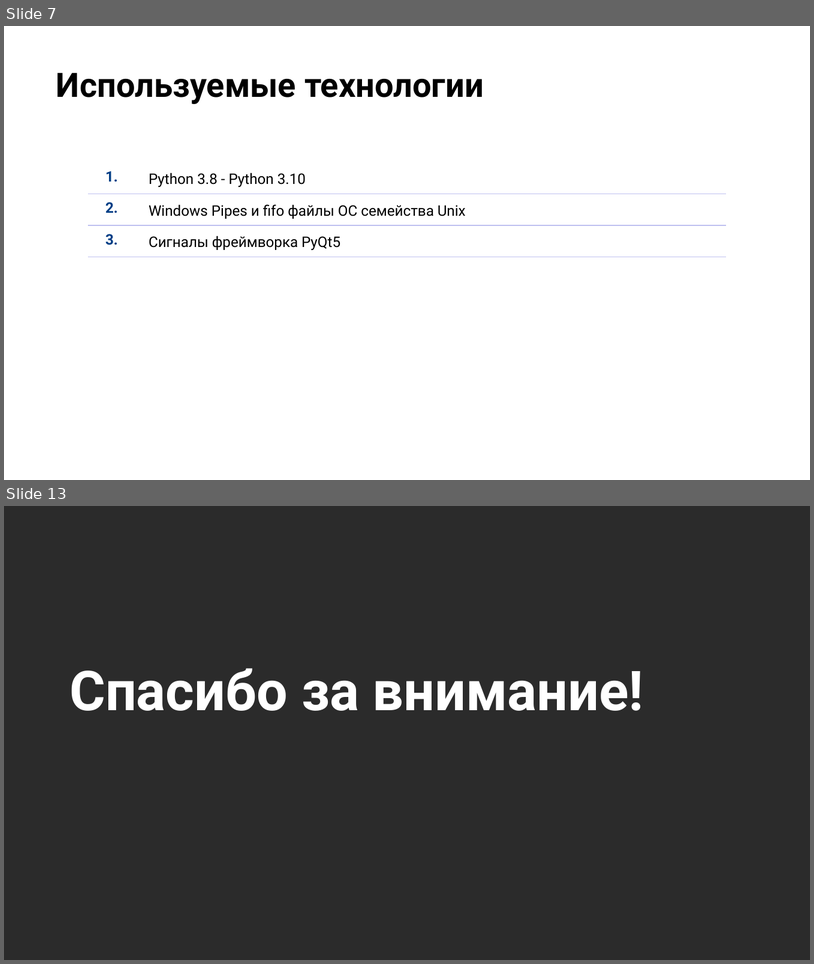
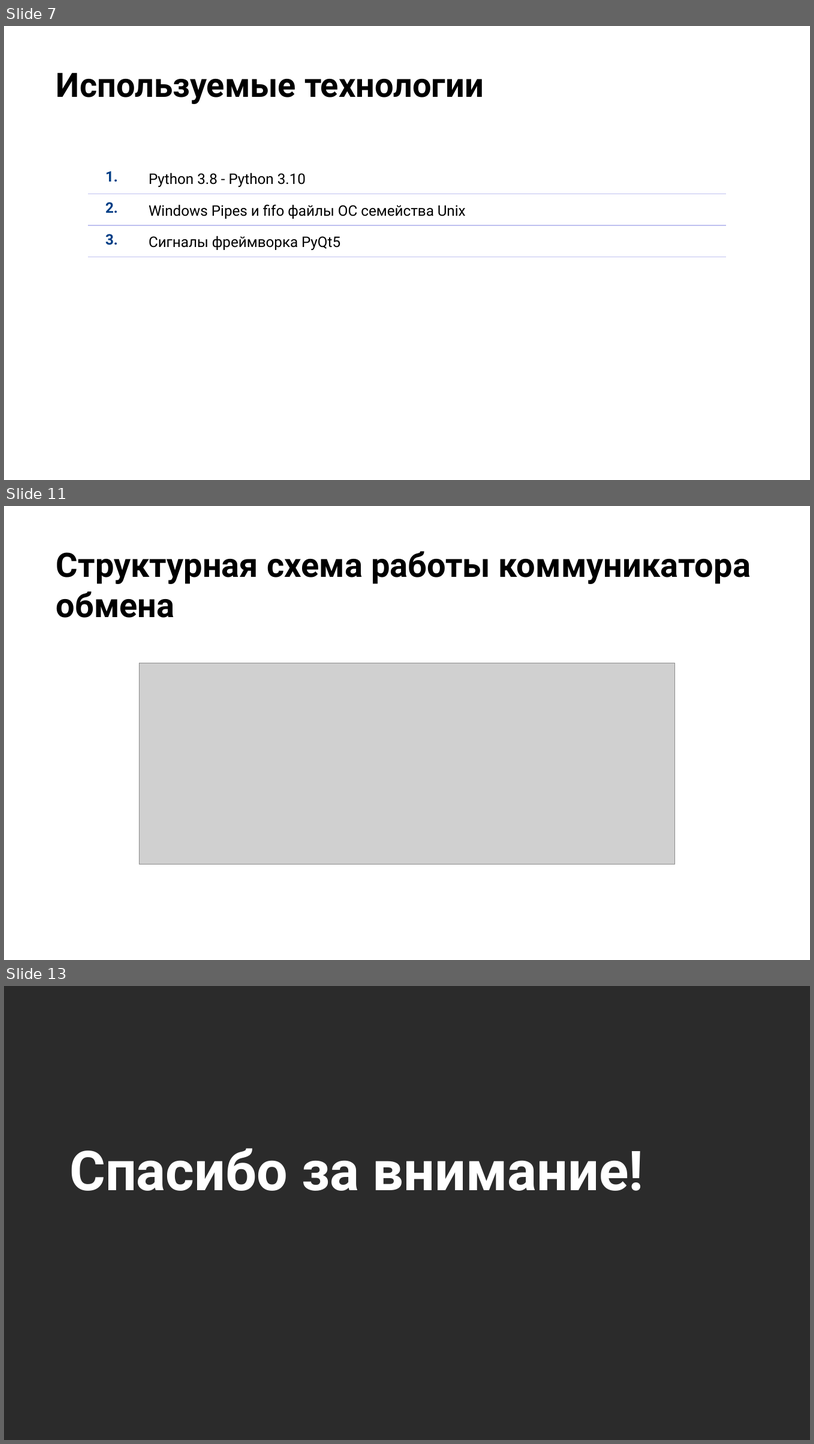
Before and after one commit to Ar-b-ra/GraduationWork, a slide deck: Презентация на защиту.pptx. Shown one above the other, each under a label of ours: slides 7 and 13 before the commit, slides 7, 11 and 13 after it; the slides between them are not shown. The pictures are 814x964 and 814x1444 pixels, drawn with LibreOffice and Linux fonts; fonts in the diff are those of the drawing; grey boxes stand for pictures; background and template pictures are left out; a plain dark background stands for a picture behind light text. Boxes give left, top, right and bottom in pixels: in the first picture for what was removed or moved away, otherwise in the second. Text is boxed around its words. In the diff, an @@ line names an element or a change of style, - is before the commit and + after.

Commit message:
Доработана презентация, добавлена схема работы модуля обмена

```diff
--- a/Презентация на защиту.pptx
+++ b/Презентация на защиту.pptx
@@ slide 11 added at (4, 506, 810, 960), background picture (left out) @@
@@ title added at (56, 551, 751, 618), 30 pt, text #000000, bold @@
+Структурная схема работы коммуникатора обмена
@@ picture added at (140, 663, 675, 864) @@
```
Also in this commit, not shown: 4 slides changed, 8 slides removed, 1 other file.
